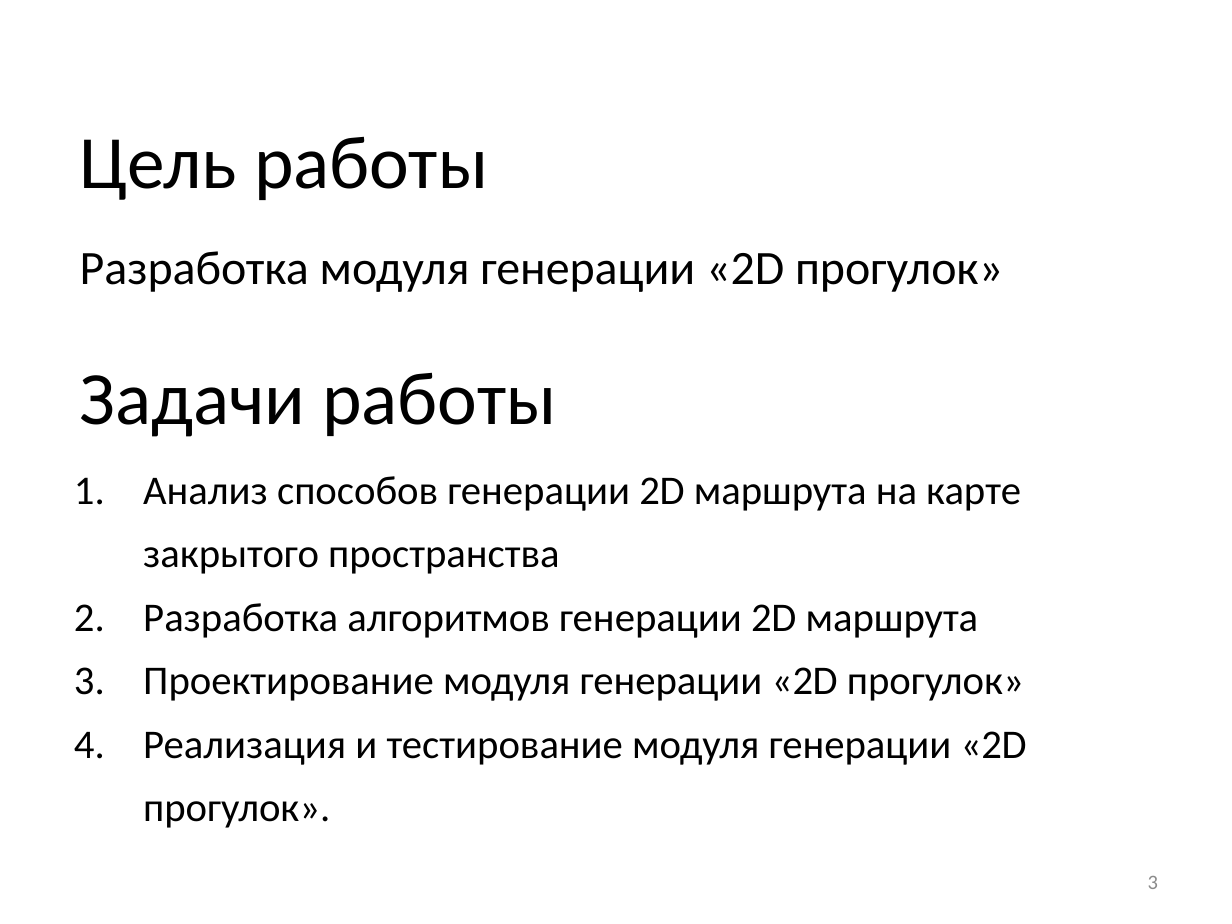
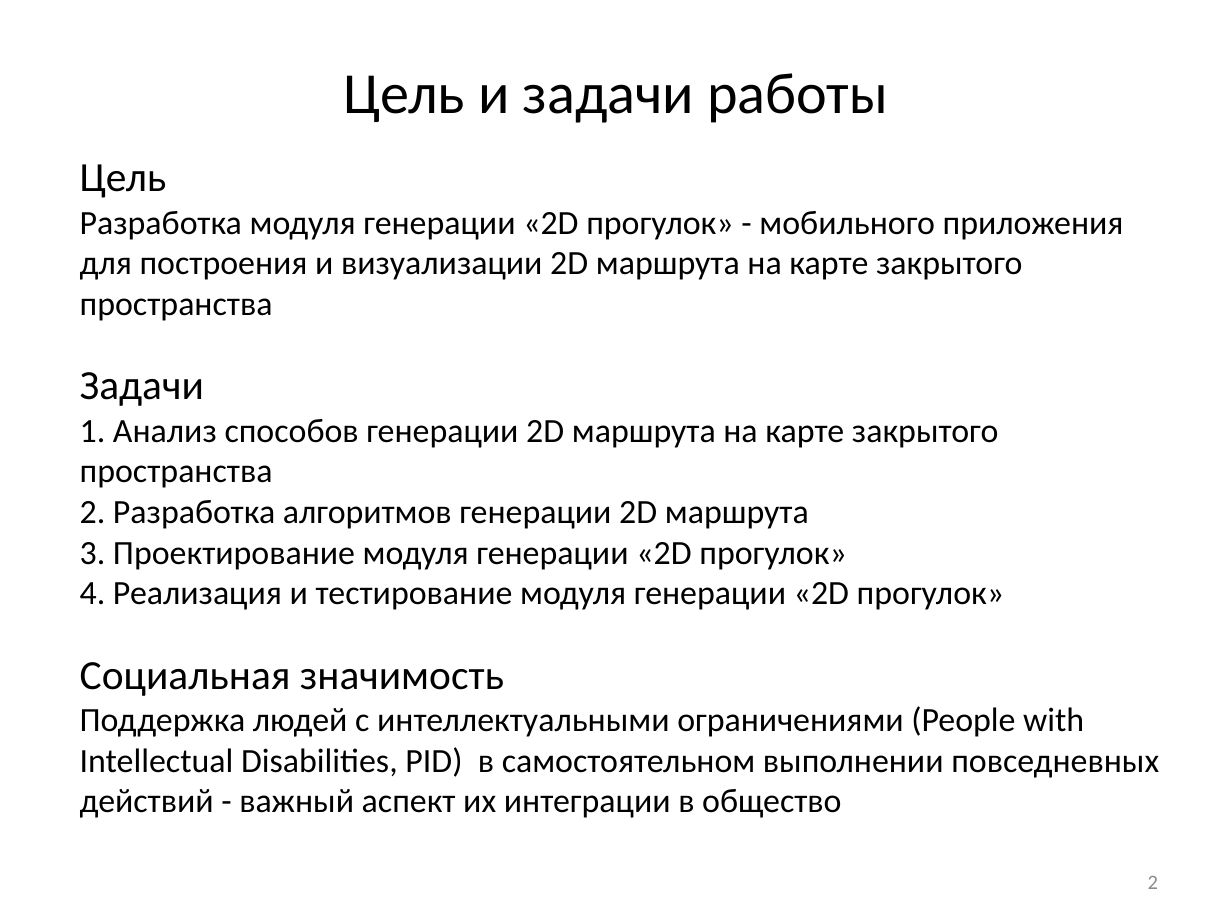
Before and after one commit to Dormou/2D-walkthrough-module, a slide deck: slide 2 of Documents/Волосникова И.А..pptx (slide 3 before the commit). Drawn at 1232x924 pixels with LibreOffice and Linux fonts; fonts in the diff are those of the drawing. Boxes give left, top, right and bottom in pixels: in the first picture for what was removed or moved away, otherwise in the second. Text is boxed around its words. In the diff, an @@ line names an element or a change of style, - is before the commit and + after.

```diff
--- a/Documents/Волосникова И.А..pptx
+++ b/Documents/Волосникова И.А..pptx
@@ title at bbox=[344, 73, 888, 123]: text changed; size 44 to 34 pt @@
-Цель работы
+Цель и задачи работы
@@ text "Цель": place and size @@
-text "Цель" at bbox=[143, 476, 1027, 828]
+text "Цель" at bbox=[80, 164, 1159, 818]
@@ text at bbox=[80, 164, 1124, 406]: paragraphs added @@
+Цель
+Разработка модуля генерации «2D прогулок» - мобильного приложения для построения и визуализации 2D маршрута на карте закрытого пространства
+Задачи
@@ text removed at bbox=[80, 251, 1003, 292] @@
-Разработка модуля генерации «2D прогулок»
@@ text removed at bbox=[80, 372, 556, 437] @@
-Задачи работы
@@ text at bbox=[80, 419, 998, 570]: size 23.8 to 19.8 pt in "Анализ способов генерации 2D маршрута на карте ...", "Разработка алгоритмов генерации 2D маршрута", "Проектирование модуля генерации «2D прогулок»"; indent changed; line spacing 1.3 to 1 @@
@@ text at bbox=[80, 582, 1159, 818]: text changed; size 23.8 to 19.8 pt @@
-4. Реализация и тестирование модуля генерации «2D прогулок».
+4. Реализация и тестирование модуля генерации «2D прогулок»
+Социальная значимость
+Поддержка людей с интеллектуальными ограничениями (People with Intellectual Disabilities, PID) в самостоятельном выполнении повседневных действий - важный аспект их интеграции в общество
@@ page number at bbox=[1148, 876, 1158, 889]: text changed @@
-3
+2
```
Also in this commit, not shown: 5 other slides changed, 4 slides added, 26 slides removed, 33 other files.
